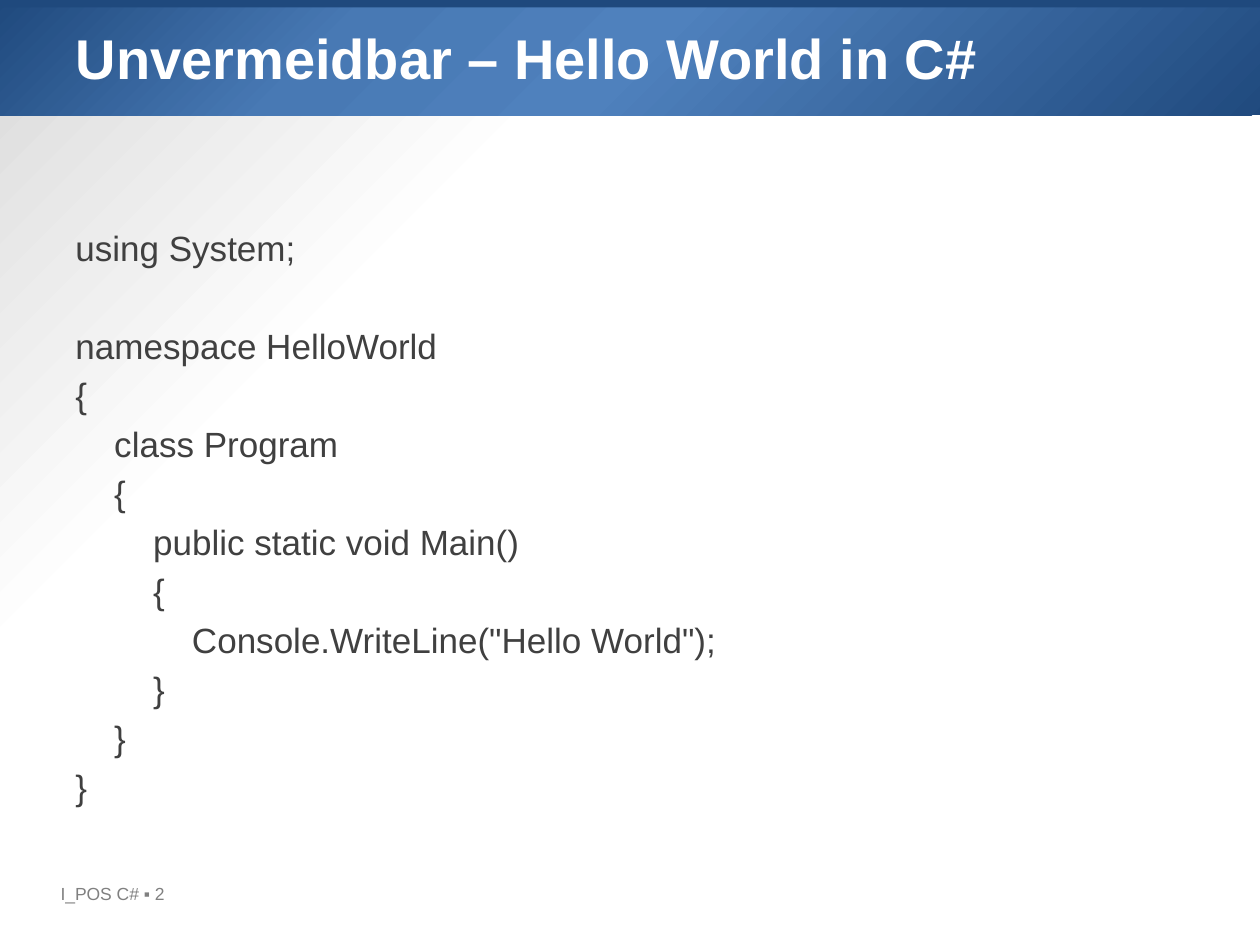
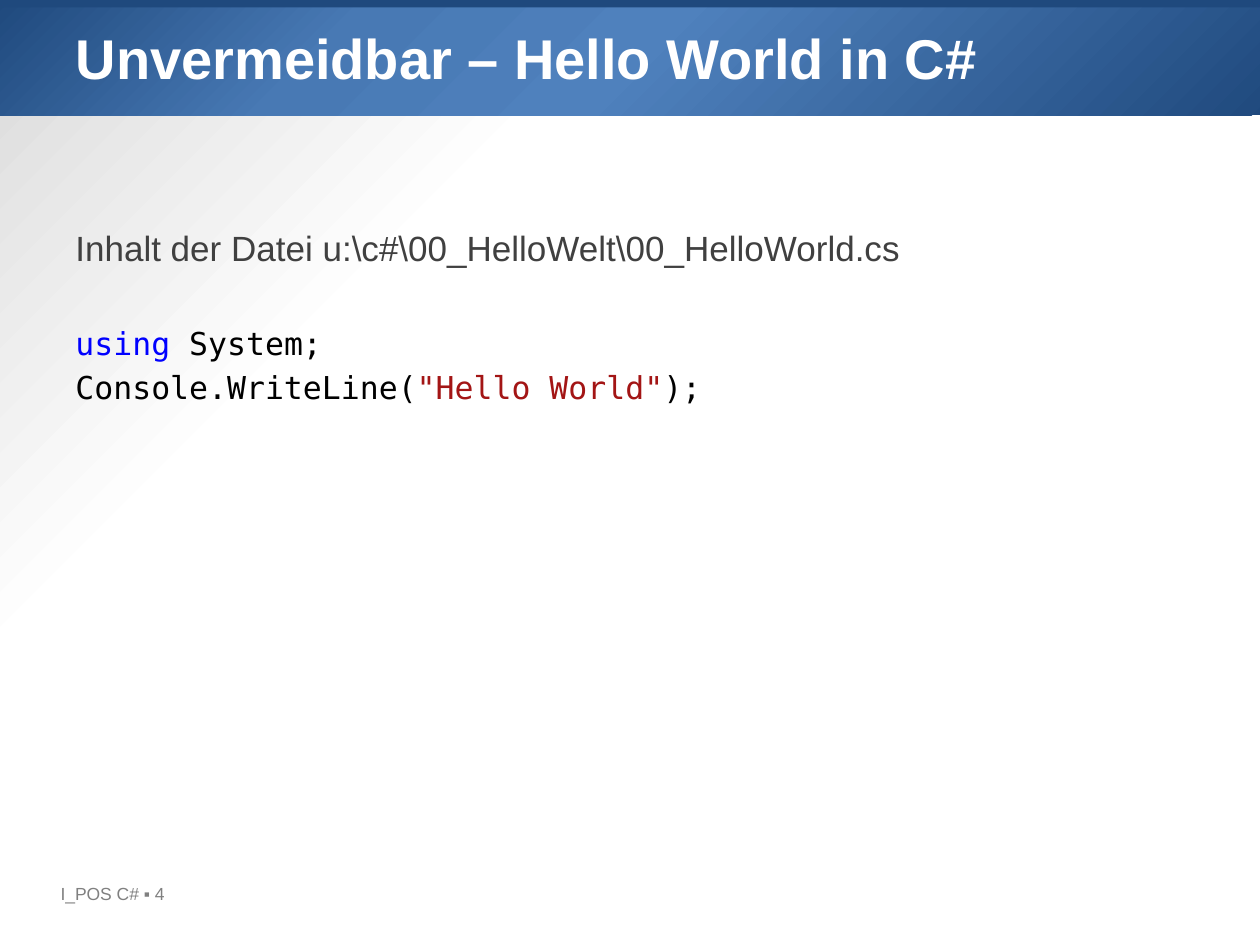
Before and after one commit to htl-leo-prog-1/examples-ha, a slide deck: slide 4 of 01_Einführung/01_HelloWorld.pptx (slide 2 before the commit). Drawn at 1260x945 pixels with LibreOffice and Linux fonts; fonts in the diff are those of the drawing; background and template pictures are left out. Boxes give left, top, right and bottom in pixels: in the first picture for what was removed or moved away, otherwise in the second. Text is boxed around its words. In the diff, an @@ line names an element or a change of style, - is before the commit and + after.

Commit message:
01_HelloWorld Anpassung

```diff
--- a/01_Einführung/01_HelloWorld.pptx
+++ b/01_Einführung/01_HelloWorld.pptx
@@ text at [75, 235, 900, 404]: paragraphs removed @@
-}
-}
-}
@@ text at [75, 235, 900, 268]: paragraph added @@
+Inhalt der Datei u:\c#\00_HelloWelt\00_HelloWorld.cs
@@ text at [75, 333, 519, 562]: paragraphs removed @@
-namespace HelloWorld
-{
-class Program
-{
-public static void Main()
-{
@@ text at [75, 331, 701, 404]: size 20 to 18 pt, font Arial to DejaVu Sans Mono in "using System;", "Console.WriteLine("Hello World");"; text colour #404040 to #0000FF in "using"; text colour #404040 to #000000 in "System;", "Console.WriteLine("Hello World");"; text colour #404040 to #A31515 in "Console.WriteLine("Hello World");" @@
@@ text at [61, 888, 165, 904]: text changed @@
-I_POS C# ▪ 2
+I_POS C# ▪ 4
```
Also in this commit, not shown: 1 slide removed, 1 other file.
